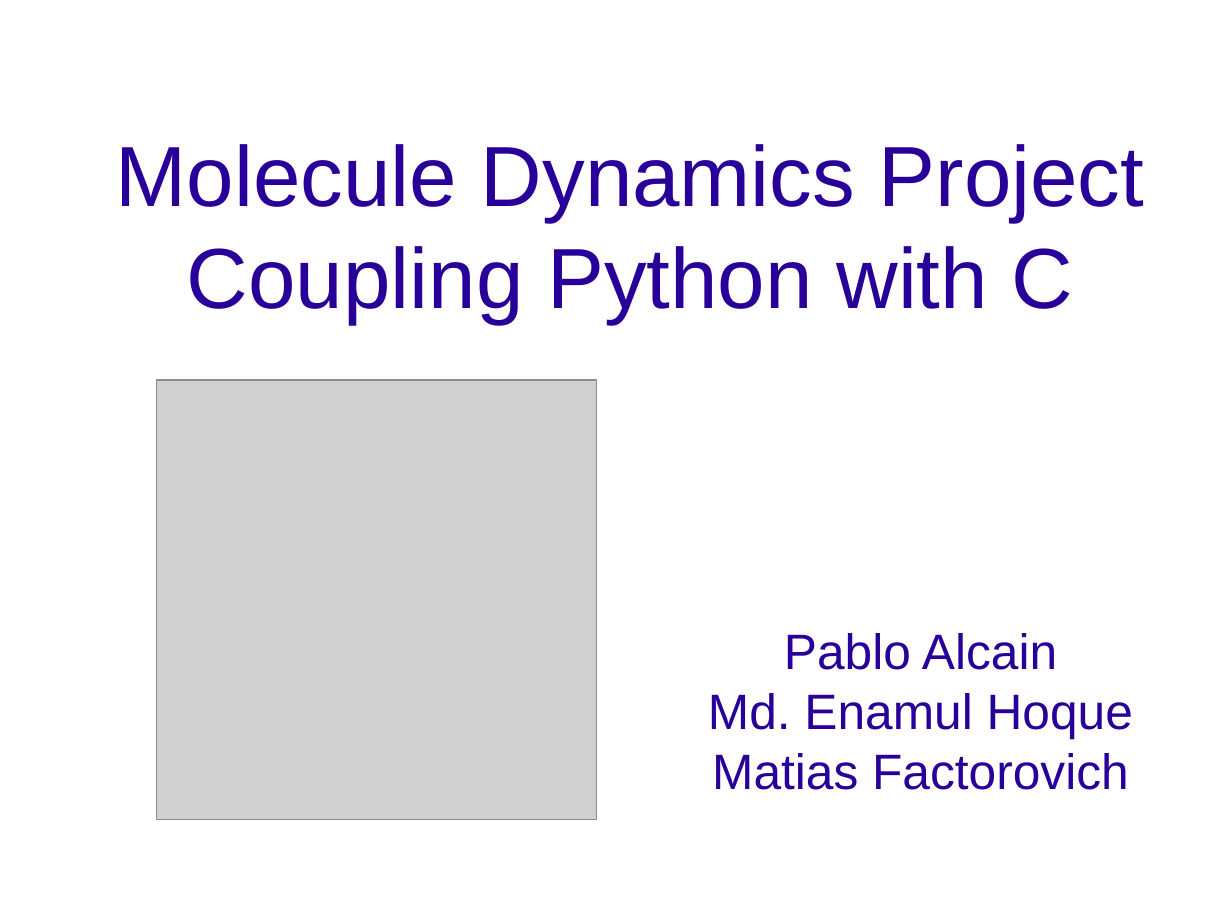
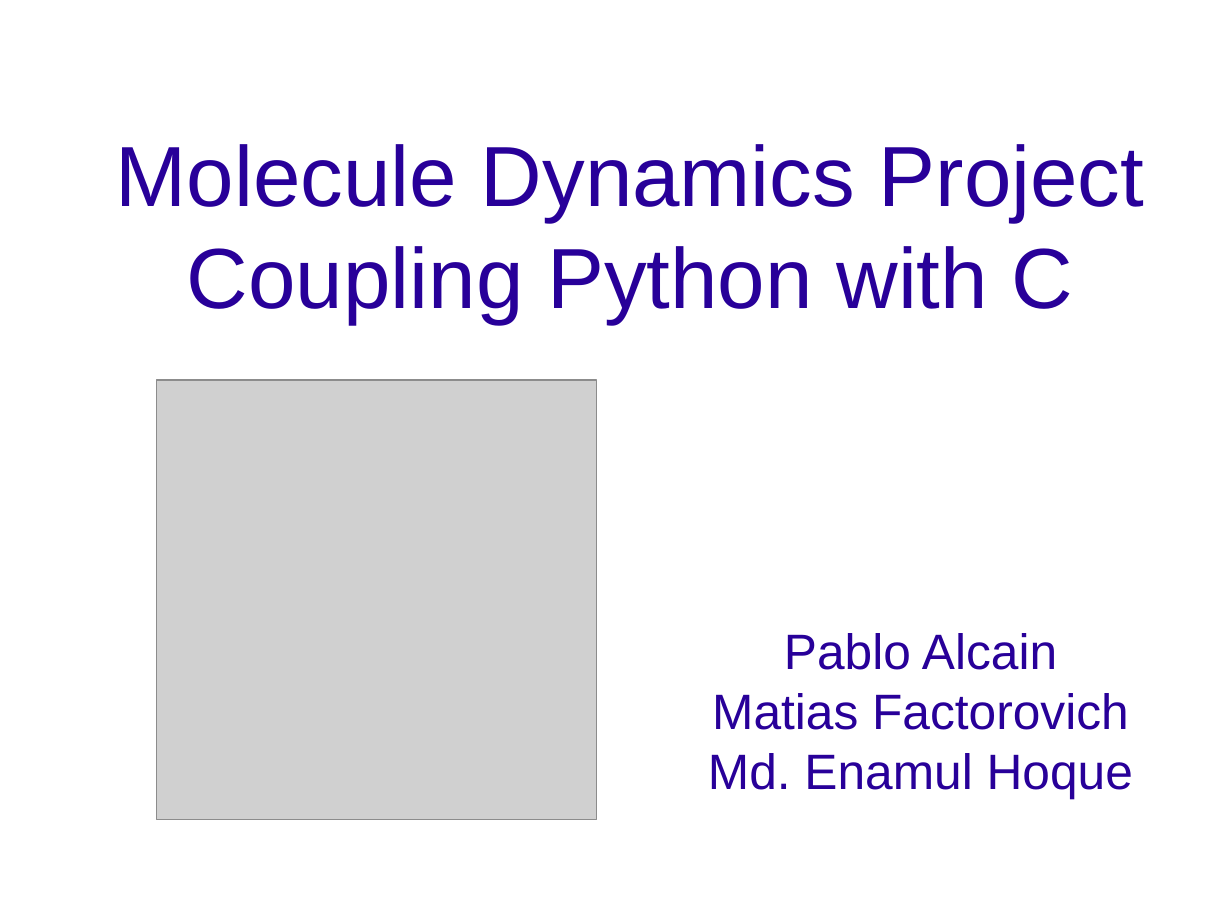
Before and after one commit to JLeitmotiv/ljmd-c, a slide deck: slide 1 of doc/presentation.odp. Drawn at 1232x924 pixels with LibreOffice and Linux fonts; fonts in the diff are those of the drawing; grey boxes stand for pictures; background and template pictures are left out. Boxes give left, top, right and bottom in pixels: in the first picture for what was removed or moved away, otherwise in the second. Text is boxed around its words. In the diff, an @@ line names an element or a change of style, - is before the commit and + after.

```diff
--- a/doc/presentation.odp
+++ b/doc/presentation.odp
@@ title at <box>708,633,1133,798</box>: text changed @@
-Pablo Alcain
-Md. Enamul Hoque
-Matias Factorovich
+Pablo Alcain
+Matias Factorovich
+Md. Enamul Hoque
```
Also in this commit, not shown: 1 other slide changed, 1 slide added, 2 other files.
